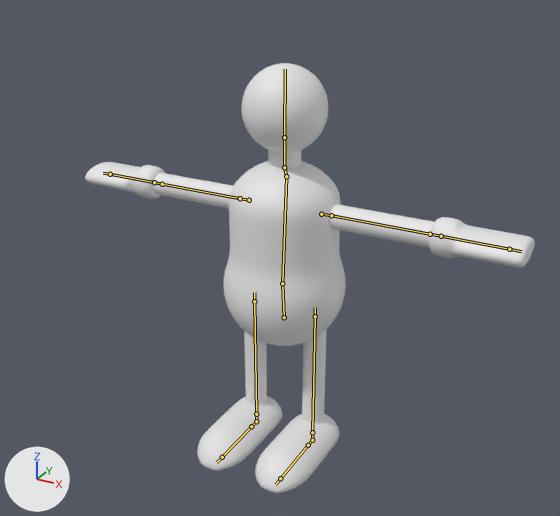
The Blender file Assets/meshes/rubber_man.blend, before and after one commit.
Rendered twice from a 50 mm camera at (0.826, -1.526, 1.269) aimed at (0.104, -0.213, 0.613). Arrows for +X, +Y and +Z are at lower left; the lights stay in place. The bones that bend it are drawn over the model as lines.

In view in the first picture: 'RubberBuddy'.
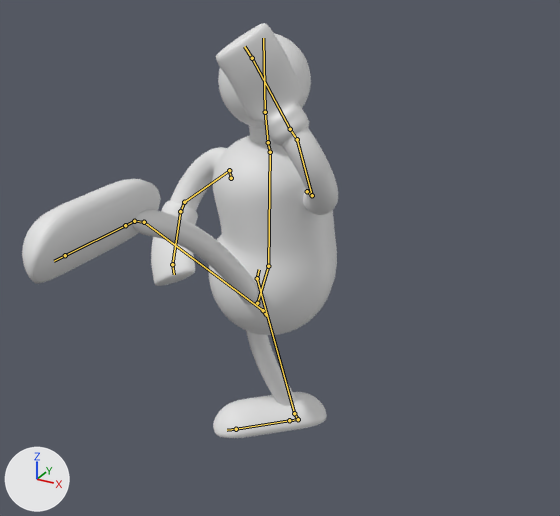
The newer file adds an action. The first version stands in its rest pose; the second is drawn at frame 2 of the action 'left_snap'.

Boxes (x1, y1, x2, y2) around the edits, measured in the pictures (560 x 516 px):
'RubberBuddy', posed (30% narrower): before (85, 63, 535, 493); after (22, 23, 338, 438)
bone 'BodyStart', root to tip: before (284, 317) to (282, 283); after (257, 303) to (268, 266)
bone 'BodyEnd', root to tip: before (286, 176) to (284, 167); after (270, 152) to (268, 142)
bone 'Neck', root to tip: before (284, 167) to (284, 137); after (268, 142) to (265, 112)
bone 'Head', root to tip: before (284, 137) to (285, 69); after (265, 112) to (263, 38)
bone 'ArmEnd.L', root to tip: before (430, 234) to (441, 236); after (297, 139) to (290, 129)
bone 'HandEnd.L', root to tip: before (509, 249) to (521, 251); after (252, 58) to (244, 46)
bone 'ArmEnd.R', root to tip: before (162, 184) to (154, 182); after (184, 202) to (180, 211)
bone 'HandEnd.R', root to tip: before (110, 174) to (103, 173); after (172, 264) to (174, 274)

The change in detail:
Bone 'HipCtrl' (bone_hipctrl) moves from (0.0, 0.0, 0.0) to (-0.01, -0.069, -0.07).
Bone 'HipCtrl' (bone_hipctrl) turns from (0, 0, 0) to (-13, 55, 0) degrees about its own x, y and z.
Bone 'BodyStart' (bone_bodystart) turns from (0, 0, 0) to (0, 0, -8) degrees about its own x, y and z.
Bone 'BodyEnd' (bone_bodyend) moves from (0.0, 0.0, 0.0) to (-0.109, 0.036, 0.0).
Bone 'Neck' (bone_neck) turns from (0, 0, 0) to (0, 0, 9) degrees about its own x, y and z.
Bone 'Head' (bone_head) turns from (0, 0, 0) to (-1, 2, -9) degrees about its own x, y and z.
Bone 'ArmEnd.L' (bone_armend_l) moves from (0.0, 0.0, 0.0) to (-0.153, -0.216, 0.134).
Bone 'ArmEnd.L' (bone_armend_l) turns from (0, 0, 0) to (81, -112, -71) degrees about its own x, y and z.
Bone 'HandEnd.L' (bone_handend_l) moves from (0.0, 0.0, 0.0) to (-0.31, -0.461, 0.178).
Bone 'HandEnd.L' (bone_handend_l) turns from (0, 0, 0) to (33, -51, 89) degrees about its own x, y and z.
Bone 'ArmEnd.R' (bone_armend_r) moves from (0.0, 0.0, 0.0) to (-0.088, -0.112, -0.016).
Bone 'ArmEnd.R' (bone_armend_r) turns from (0, 0, 0) to (-68, -53, 47) degrees about its own x, y and z.
Bone 'HandEnd.R' (bone_handend_r) moves from (0.0, 0.0, 0.0) to (-0.214, -0.309, 0.08).
Bone 'HandEnd.R' (bone_handend_r) turns from (0, 0, 0) to (102, -62, 18) degrees about its own x, y and z.
Bone 'FootCtrl.L' (bone_footctrl_l) moves from (0.0, 0.0, 0.0) to (-0.104, -0.523, 0.777).
Bone 'FootCtrl.L' (bone_footctrl_l) turns from (0, 0, 0) to (0, -67, 0) degrees about its own x, y and z.
Bone 'FootCtrl.R' (bone_footctrl_r) moves from (0.0, 0.0, 0.0) to (0.096, 0.065, 0.0).
Bone 'FootCtrl.R' (bone_footctrl_r) turns from (0, 0, 0) to (0, 0, -47) degrees about its own x, y and z.
Bone 'Knee.L' (bone_knee_l) moves from (0.0, 0.0, 0.0) to (-0.057, 0.252, -0.455).
Bone 'Elbow.L' (bone_elbow_l) moves from (0.0, 0.0, 0.0) to (0.02, -0.14, 0.067).
Bone 'Knee.R' (bone_knee_r) moves from (0.0, 0.0, 0.0) to (0.025, -0.037, -0.051).
Bone 'Elbow.R' (bone_elbow_r) moves from (0.0, 0.0, 0.0) to (0.095, 0.14, -0.001).
